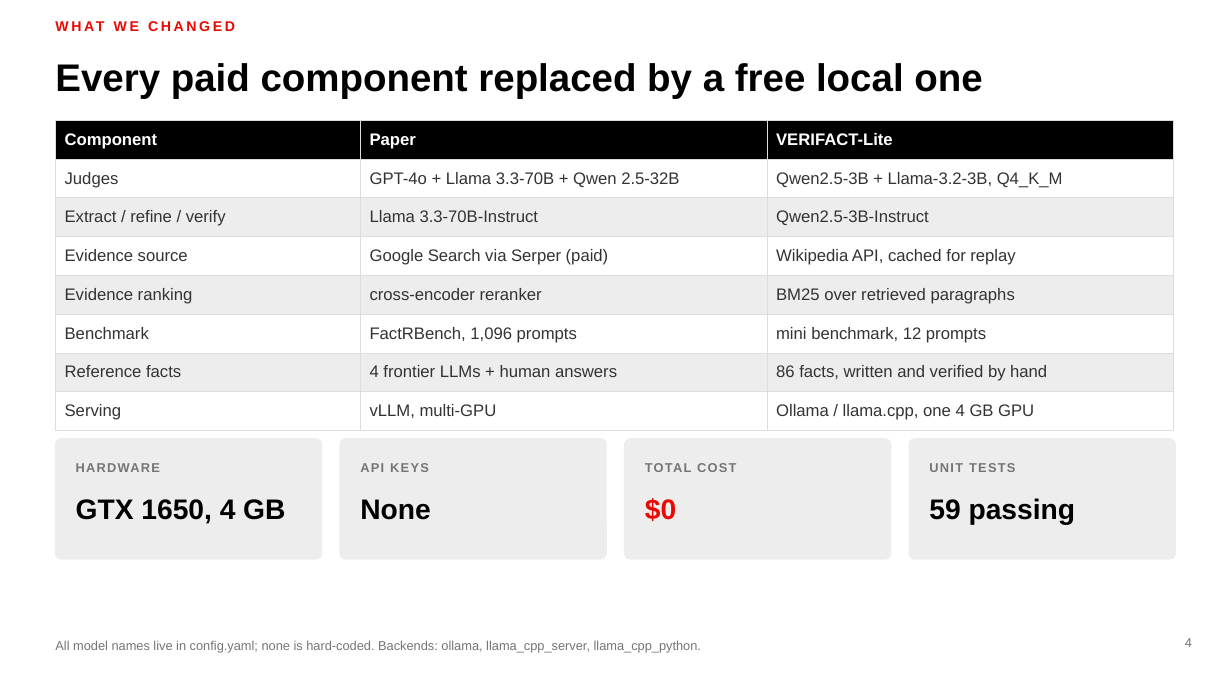
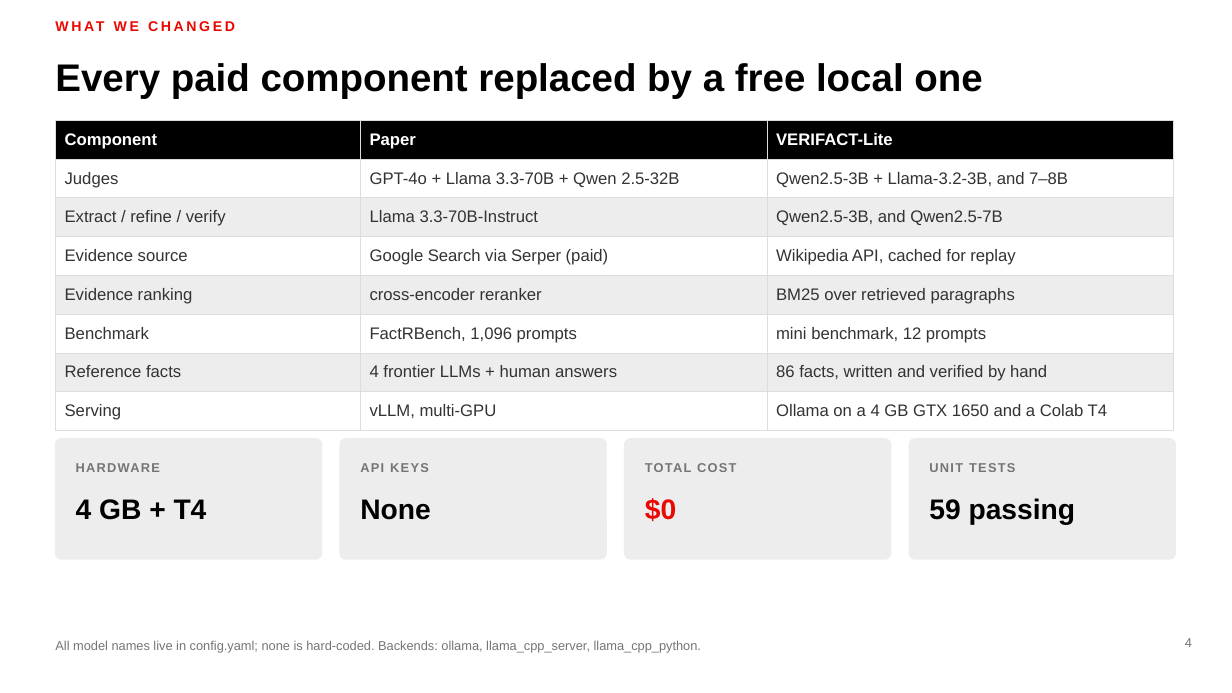
Before and after one commit to MadhavKrishna06/Verifact-Lite, a slide deck: slide 4 of presentation/VERIFACT-Lite-TTU.pptx. Drawn at 1232x693 pixels with LibreOffice and Linux fonts; fonts in the diff are those of the drawing. Boxes give left, top, right and bottom in pixels: in the first picture for what was removed or moved away, otherwise in the second. Text is boxed around its words. In the diff, an @@ line names an element or a change of style, - is before the commit and + after.

Commit message:
docs: fold the Colab findings into the deck (beta)
Two new result slides: the judge as measuring instrument (identical facts
score 0.105 incomplete at 3B and 0.438 at 7B; identical answers score 0.41
recall at 3B and 0.28 at 7B), and which conclusions survived the upgrade
(majority still beats union on precision everywhere; the 60% incomplete-rate
gap was a 3B artifact).

Verdict-change slide now carries contradicted 3 to 8, completing the paper's
reported pattern. The paper-comparison and limitations slides mark two rows as
measured rather than proposed. Word mapping moves to the appendix, which also
gains experiment B.

```diff
--- a/presentation/VERIFACT-Lite-TTU.pptx
+++ b/presentation/VERIFACT-Lite-TTU.pptx
@@ table at [55,120,1174,424] @@
-row 2, column 3: Qwen2.5-3B + Llama-3.2-3B, Q4_K_M
+row 2, column 3: Qwen2.5-3B + Llama-3.2-3B, and 7–8B
-row 3, column 3: Qwen2.5-3B-Instruct
+row 3, column 3: Qwen2.5-3B, and Qwen2.5-7B
-row 8, column 3: Ollama / llama.cpp, one 4 GB GPU
+row 8, column 3: Ollama on a 4 GB GTX 1650 and a Colab T4
@@ text at [76,499,207,520]: text changed @@
-GTX 1650, 4 GB
+4 GB + T4
```
Also in this commit, not shown: 11 other slides changed, 4 slides added, 3 slides removed, 2 other files.
